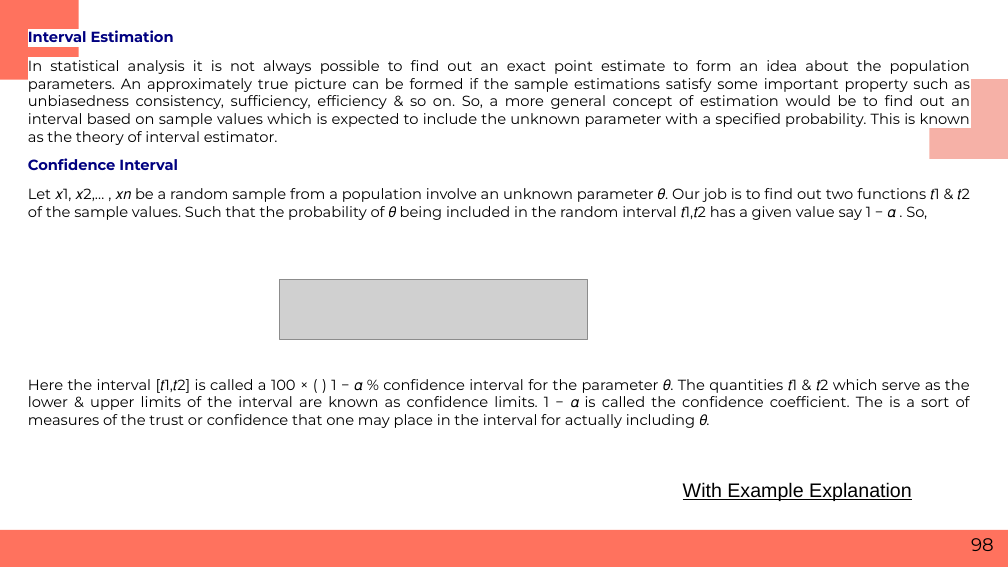
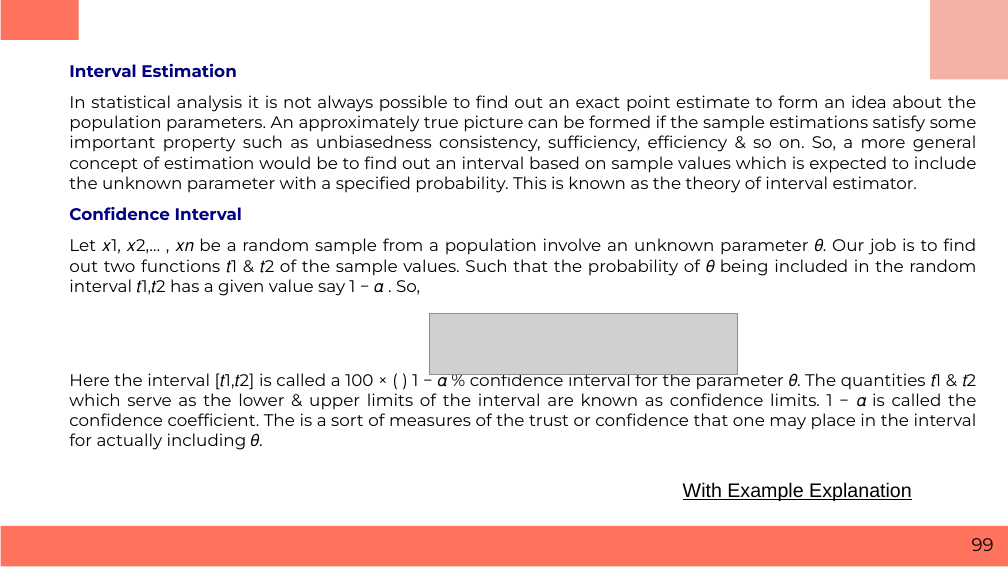
Before and after one commit to RashmivernekarN/ai_with_python_keonics, a slide deck: slide 99 of Module3/Business Statistics.pptx (slide 98 before the commit). Drawn at 1008x567 pixels with LibreOffice and Linux fonts; fonts in the diff are those of the drawing; grey boxes stand for pictures. Boxes give left, top, right and bottom in pixels: in the first picture for what was removed or moved away, otherwise in the second. Text is boxed around its words. In the diff, an @@ line names an element or a change of style, - is before the commit and + after.

```diff
--- a/Module3/Business Statistics.pptx
+++ b/Module3/Business Statistics.pptx
@@ rectangle: place and size @@
-rectangle at bbox=[0, 0, 79, 80]
+rectangle at bbox=[1, 0, 79, 39]
@@ rectangle: place and size @@
-rectangle at bbox=[929, 80, 1008, 159]
+rectangle at bbox=[930, 0, 1008, 79]
@@ text "Interval Estimation": place and size @@
-text "Interval Estimation" at bbox=[28, 30, 970, 428]
+text "Interval Estimation" at bbox=[69, 63, 977, 450]
@@ text "Interval Estimation" at bbox=[69, 63, 977, 450]: size 10.5 to 12 pt @@
@@ picture: place and size @@
-picture at bbox=[280, 279, 588, 340]
+picture at bbox=[429, 314, 737, 375]
@@ rectangle: place and size @@
-rectangle at bbox=[0, 530, 1008, 567]
+rectangle at bbox=[1, 526, 1008, 566]
@@ page number at bbox=[972, 538, 994, 551]: text changed @@
-98
+99
```
Also in this commit, not shown: 105 other slides changed, 1 slide added.
